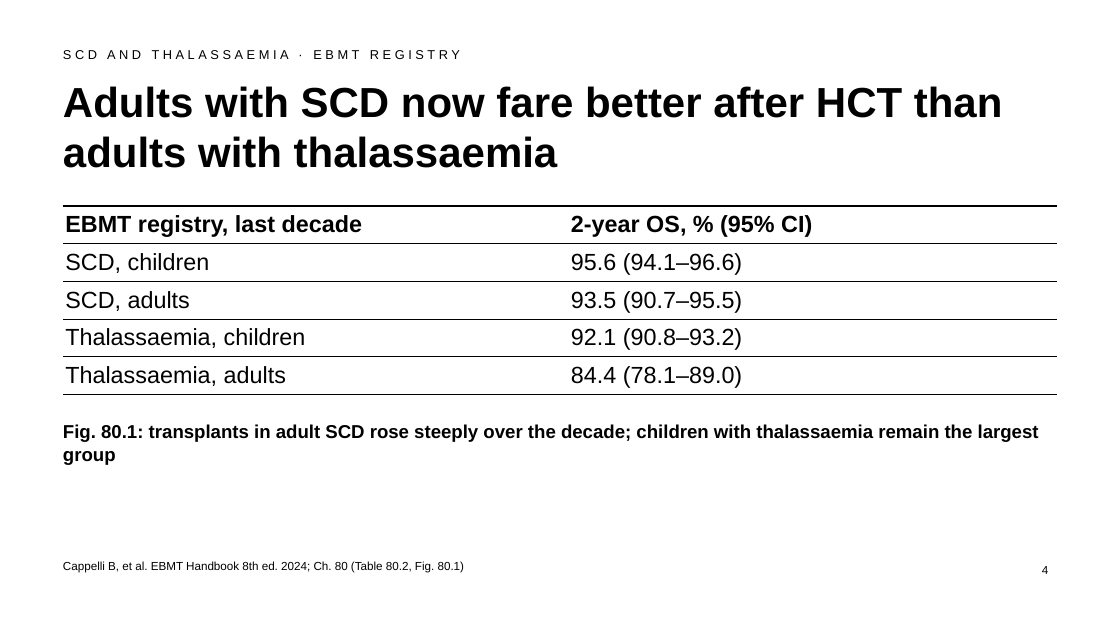
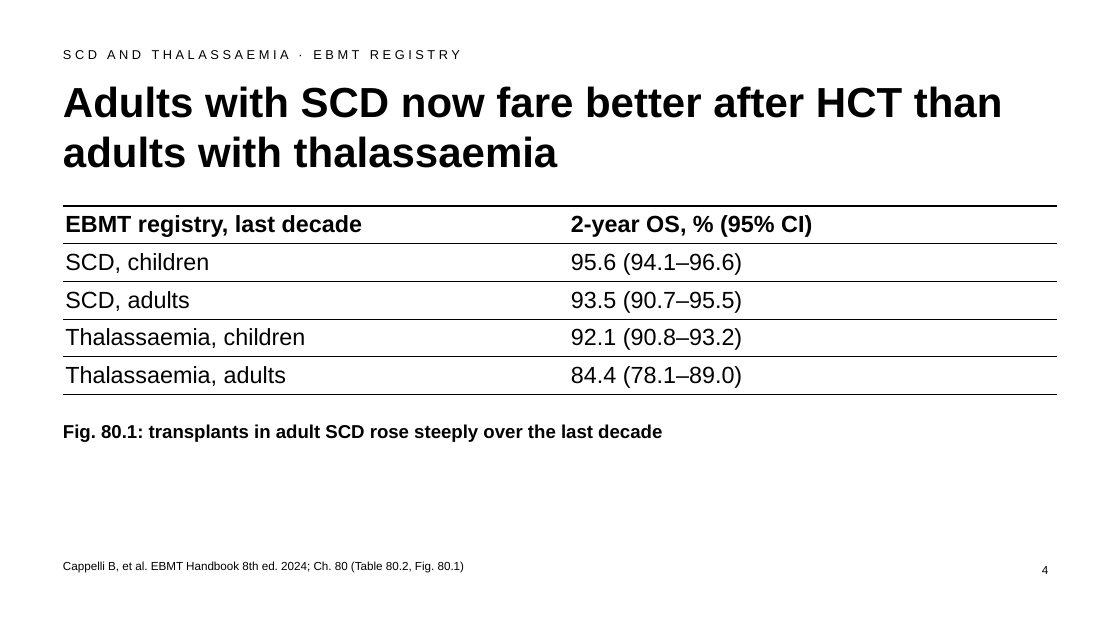
Before and after one commit to htlin222/ebmt-handbook-skill, a slide deck: slide 4 of slides/decks/s26-hemoglobinopathies.pptx. Drawn at 1120x630 pixels with LibreOffice and Linux fonts; fonts in the diff are those of the drawing. Boxes give left, top, right and bottom in pixels: in the first picture for what was removed or moved away, otherwise in the second. Text is boxed around its words. In the diff, an @@ line names an element or a change of style, - is before the commit and + after.

```diff
--- a/slides/decks/s26-hemoglobinopathies.pptx
+++ b/slides/decks/s26-hemoglobinopathies.pptx
@@ text at [63,424,662,442]: text changed @@
-Fig. 80.1: transplants in adult SCD rose steeply over the decade; children with thalassaemia remain the largest group
+Fig. 80.1: transplants in adult SCD rose steeply over the last decade
```
Also in this commit, not shown: 2 other slides changed, 2 other files.
